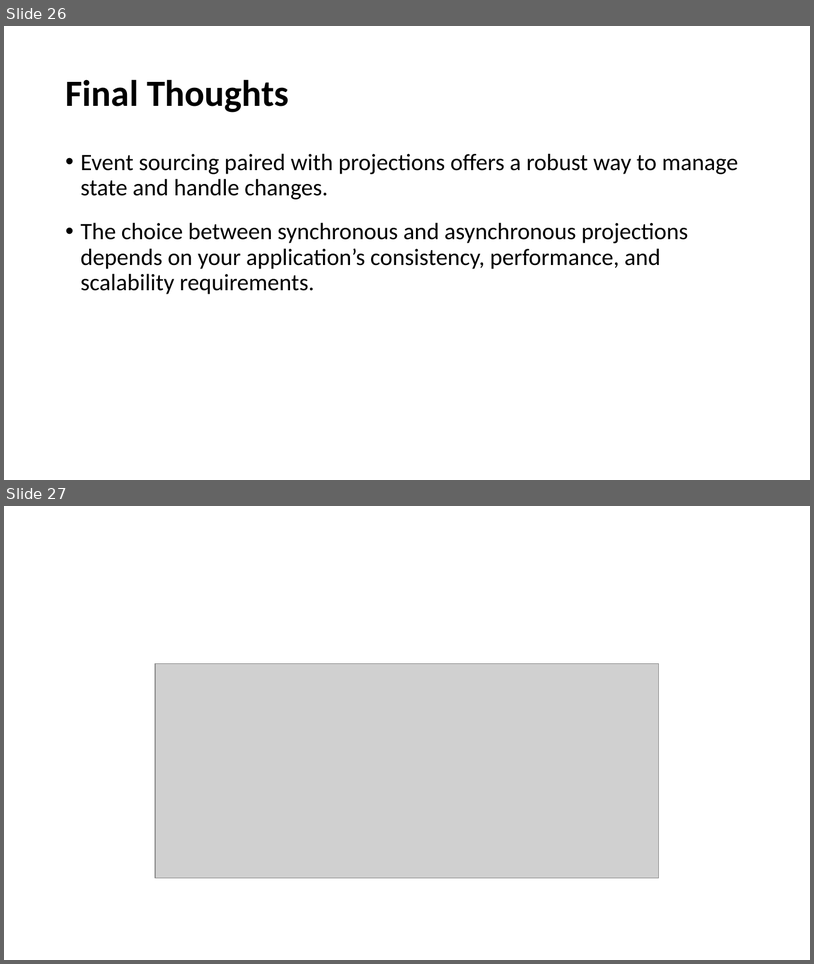
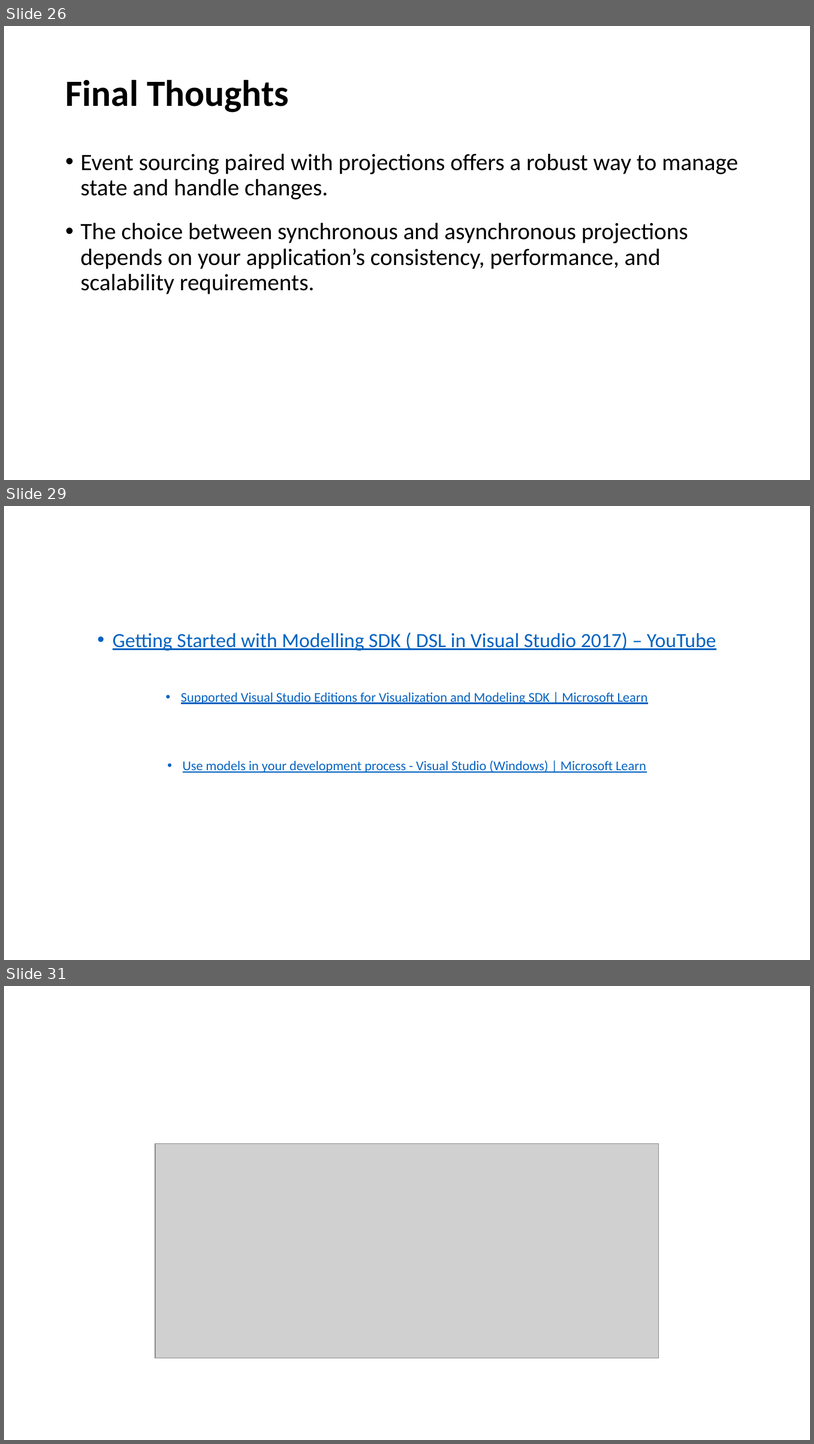
Before and after one commit to Opzet/EventDrivenArchitecture, a slide deck: Event Sourcing (EDA).pptx. Shown one above the other, each under a label of ours: slides 26 and 27 before the commit, slides 26, 29 and 31 after it; the slides between them are not shown. The pictures are 814x964 and 814x1444 pixels, drawn with LibreOffice and Linux fonts; fonts in the diff are those of the drawing; grey boxes stand for pictures. Boxes give left, top, right and bottom in pixels: in the first picture for what was removed or moved away, otherwise in the second. Text is boxed around its words. In the diff, an @@ line names an element or a change of style, - is before the commit and + after.

```diff
--- a/Event Sourcing (EDA).pptx
+++ b/Event Sourcing (EDA).pptx
@@ slide 29 added at <box>4,506,810,960</box>, background #FFFFFF @@
@@ text added at <box>113,632,716,772</box>, 16 pt, text #0563C1, underline @@
+• Getting Started with Modelling SDK ( DSL in Visual Studio 2017) – YouTube
+• Supported Visual Studio Editions for Visualization and Modeling SDK | Microsoft Learn
+• Use models in your development process - Visual Studio (Windows) | Microsoft Learn
@@ what was slide 27 is now slide 31 @@
```
Also in this commit, not shown: 3 other slides added.
